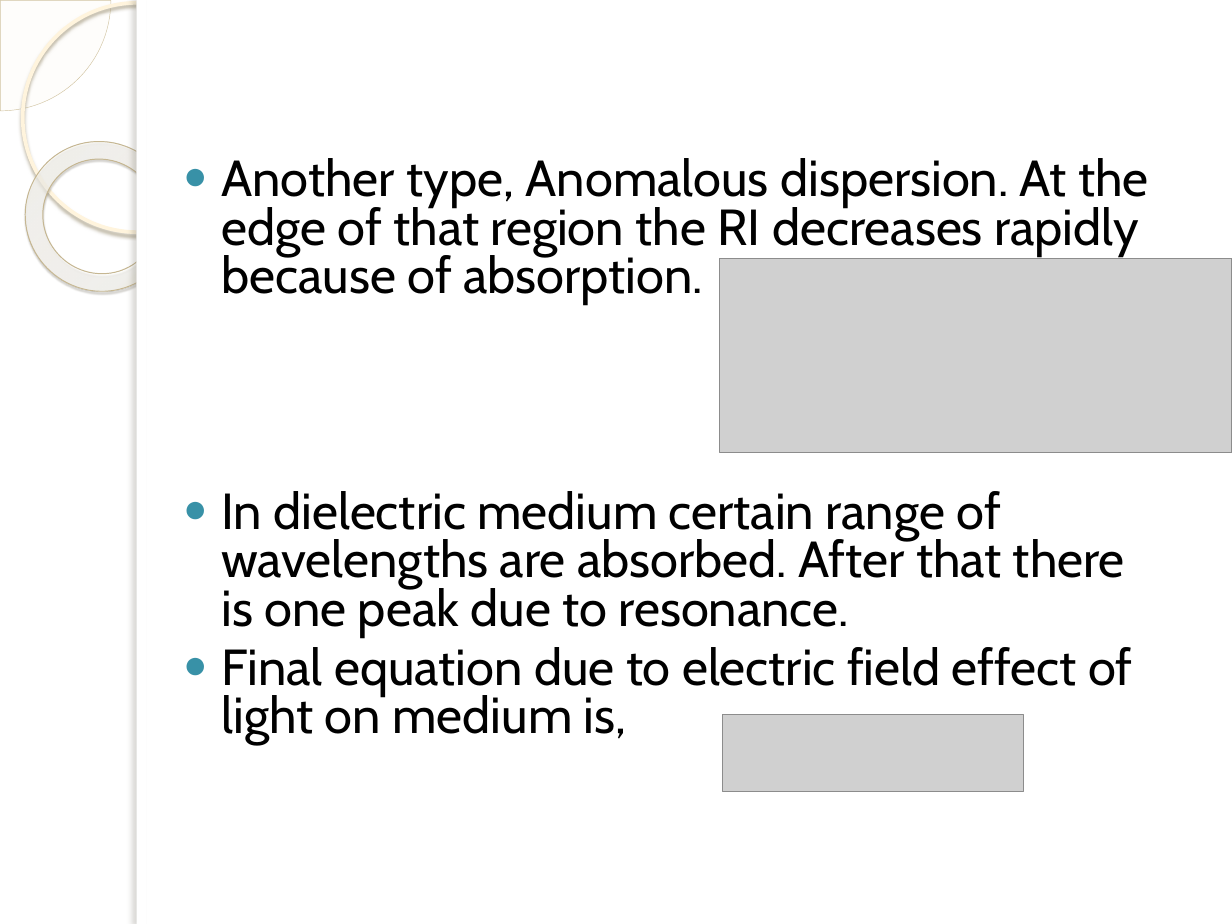
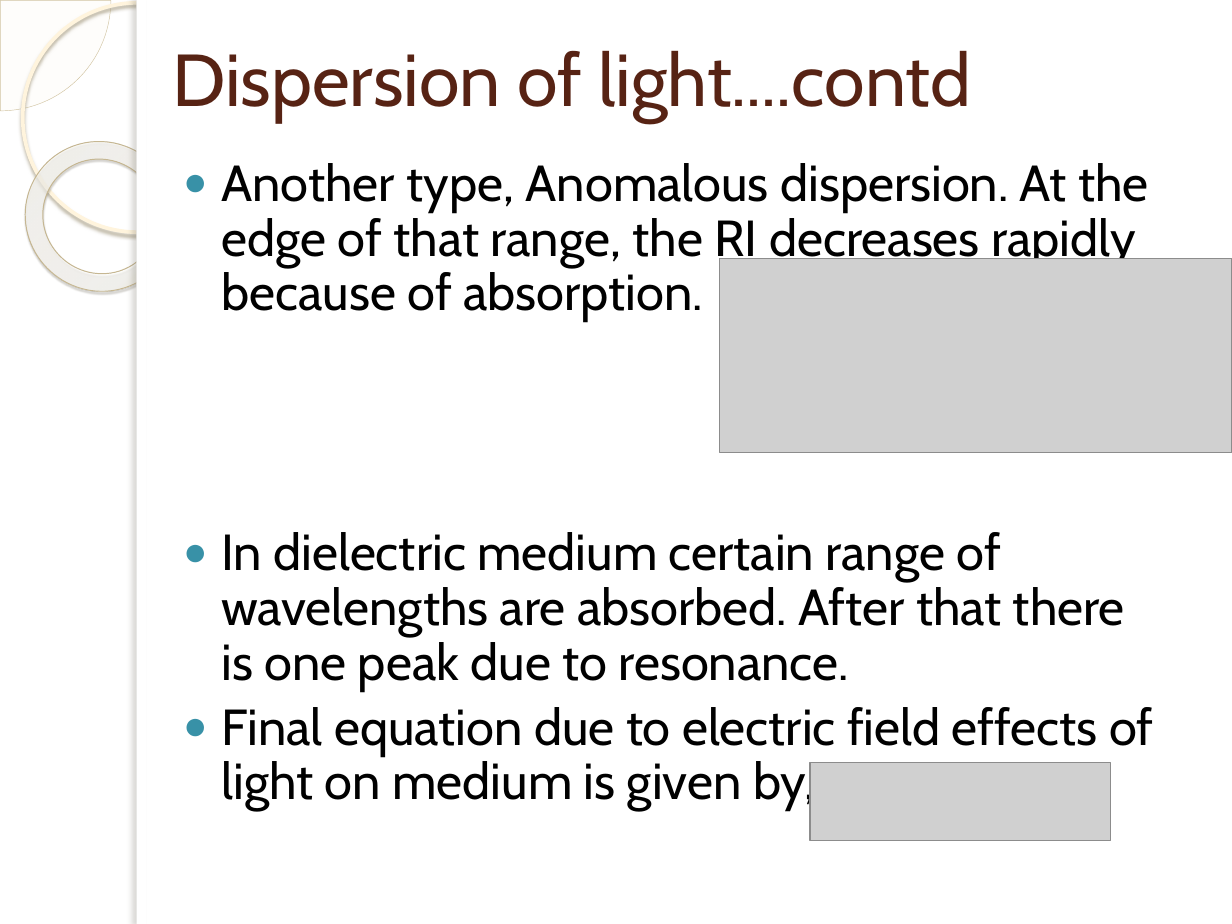
Before and after one commit to rid181198/optical-properties, a slide deck: slide 3 of Optical analysis of different glass types.pptx. Drawn at 1232x924 pixels with LibreOffice and Linux fonts; fonts in the diff are those of the drawing; grey boxes stand for pictures; background and template pictures are left out. Boxes give left, top, right and bottom in pixels: in the first picture for what was removed or moved away, otherwise in the second. Text is boxed around its words. In the diff, an @@ line names an element or a change of style, - is before the commit and + after.

```diff
--- a/Optical analysis of different glass types.pptx
+++ b/Optical analysis of different glass types.pptx
@@ title added at <box>172,50,971,122</box>, 43 pt, text #572314 @@
+Dispersion of light....contd
@@ text at <box>221,163,1148,322</box>: text changed @@
-● Another type, Anomalous dispersion. At the edge of that region the RI decreases rapidly because of absorption.
+● Another type, Anomalous dispersion. At the edge of that range, the RI decreases rapidly because of absorption.
@@ text at <box>221,532,1125,691</box>: line spacing 0.8 to 0.9 @@
@@ text at <box>221,707,1153,811</box>: text changed @@
-● Final equation due to electric field effect of light on medium is,
+● Final equation due to electric field effects of light on medium is given by,
@@ picture: place and size @@
-picture at <box>723,715,1024,792</box>
+picture at <box>809,763,1110,840</box>
```
Also in this commit, not shown: 10 other slides changed, 6 slides added, 1 slide removed, 6 other files.
